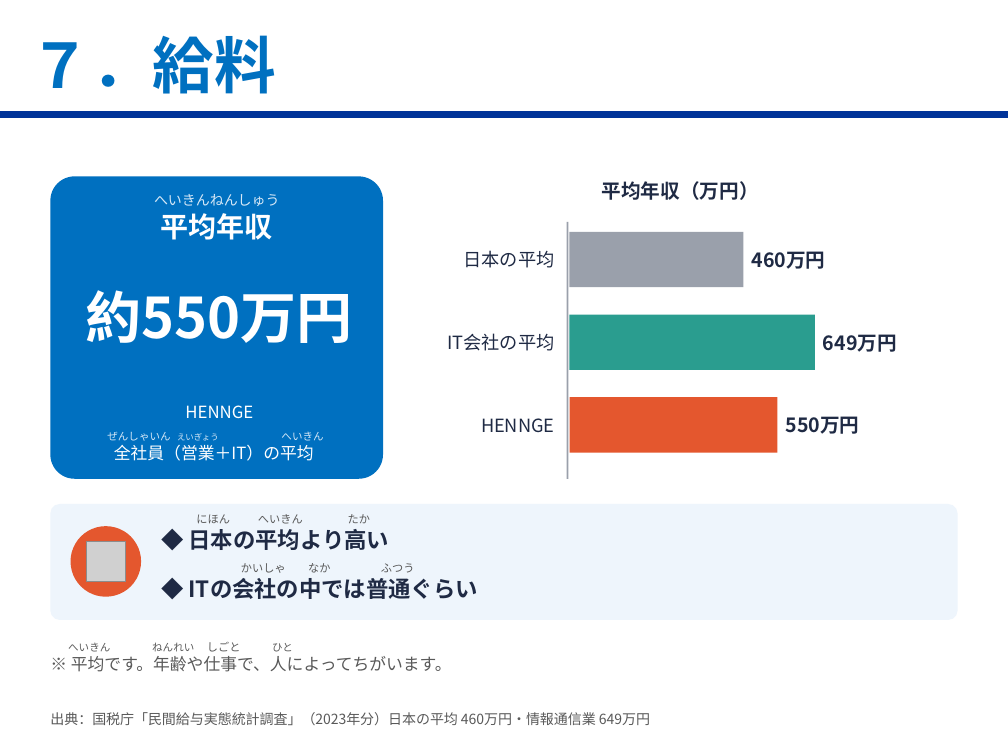
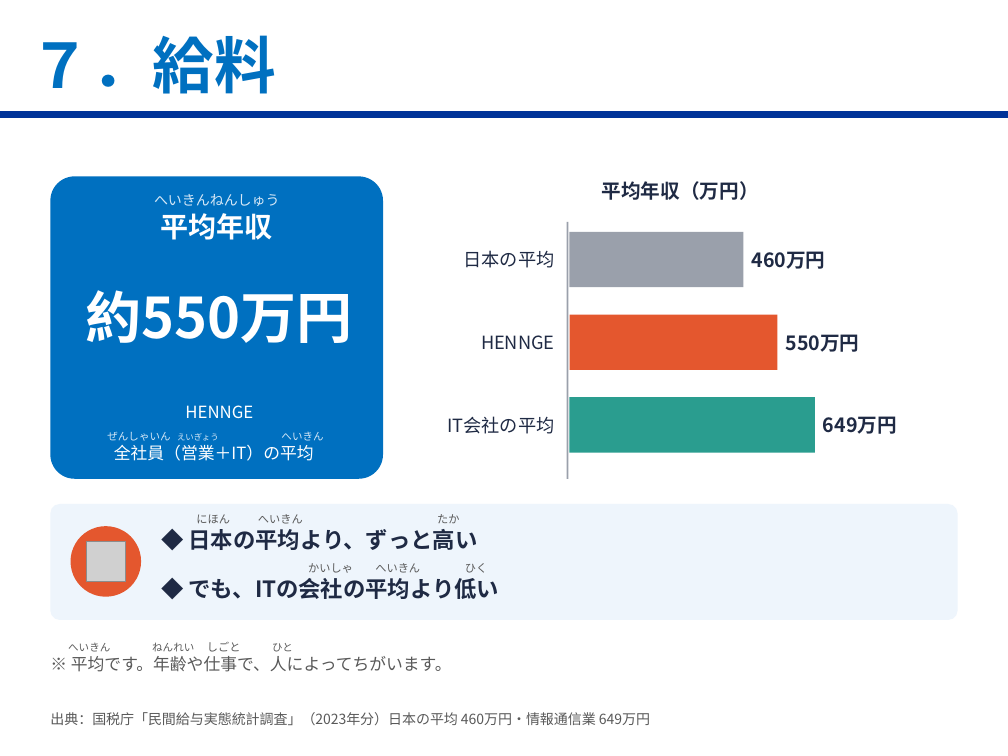
Before and after one commit to ramazandogna/pixel-powerpoint, a slide deck: slide 8 of deliverables/企業研究_HENNGE_第1回-1.pptx. Drawn at 1008x756 pixels with LibreOffice and Linux fonts; fonts in the diff are those of the drawing; grey boxes stand for pictures; background and template pictures are left out. Boxes give left, top, right and bottom in pixels: in the first picture for what was removed or moved away, otherwise in the second. Text is boxed around its words. In the diff, an @@ line names an element or a change of style, - is before the commit and + after.

```diff
--- a/deliverables/企業研究_HENNGE_第1回-1.pptx
+++ b/deliverables/企業研究_HENNGE_第1回-1.pptx
@@ 2 texts, 1 rectangle: place and size @@
-2 texts, 1 rectangle at <box>481,397,859,453</box>
+2 texts, 1 rectangle at <box>481,314,859,370</box>
@@ 2 texts, 1 rectangle: place and size @@
-2 texts, 1 rectangle at <box>447,314,897,370</box>
+2 texts, 1 rectangle at <box>447,397,897,453</box>
@@ text at <box>189,529,478,550</box>: text changed @@
-◆ 日本の平均より高い
+◆ 日本の平均より、ずっと高い
@@ text "たか": place and size @@
-text "たか" at <box>348,514,370,524</box>
+text "たか" at <box>437,514,459,524</box>
@@ text "かいしゃ": place and size @@
-text "かいしゃ" at <box>241,563,286,573</box>
+text "かいしゃ" at <box>308,563,353,573</box>
@@ text at <box>375,563,420,573</box>: text changed @@
-なか
+へいきん
@@ text at <box>465,563,487,573</box>: text changed @@
-ふつう
+ひく
@@ text at <box>189,578,500,599</box>: text changed @@
-◆ ITの会社の中では普通ぐらい
+◆ でも、ITの会社の平均より低い
```
Also in this commit, not shown: 2 other slides changed, 27 other files.
